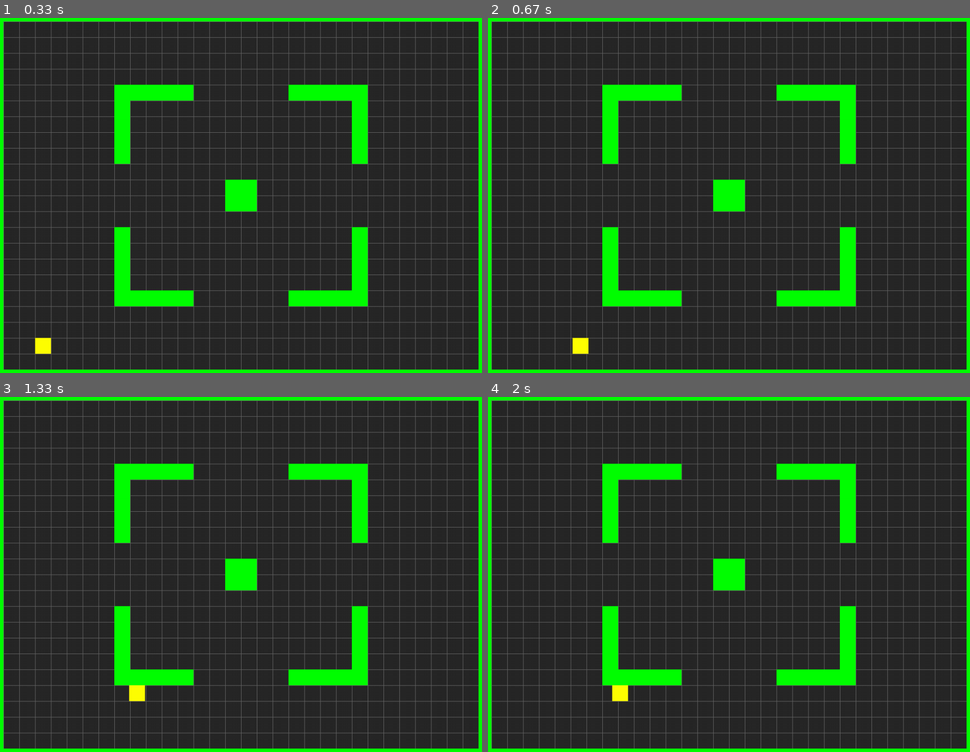
Above: before the commit, frames 1-4 (two rows, left to right).
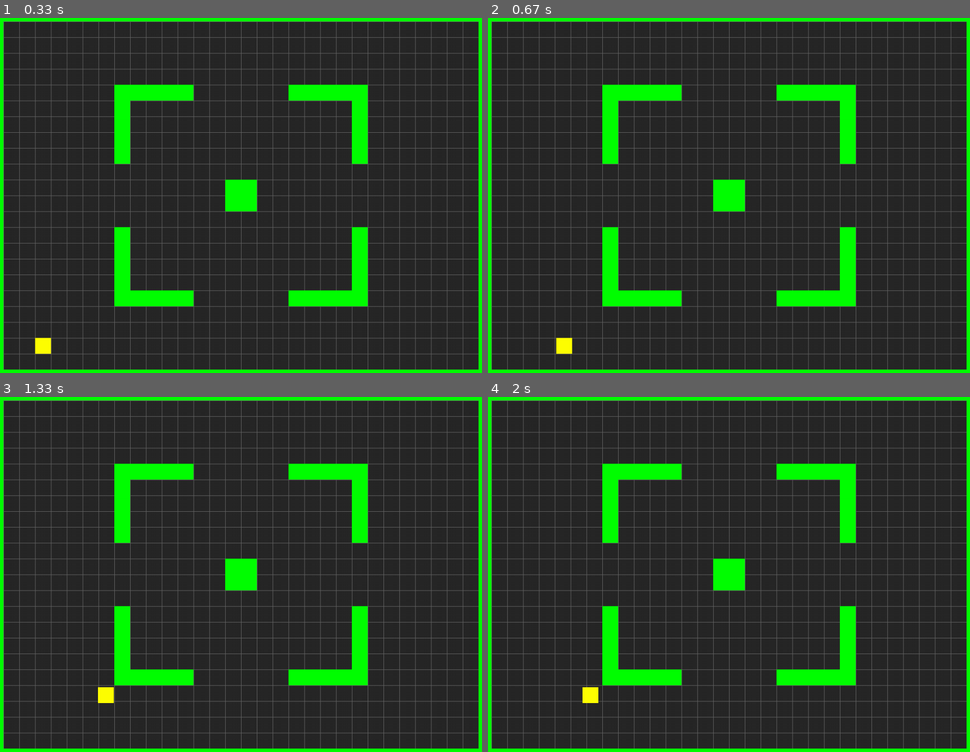
Above: after the commit, the same moments.

Repository: Celeryco/IS2_2018_1
Game: pygame game, started from test-eros/templates/main.py
Two runs of this game, one before a commit and one after it. Both use one fixed random seed, a clock stepped at 60 frames per second and the inputs below.
Inputs:
- Up to frame 1 (0.33 s): no input
- Up to frame 2 (0.67 s): hold Right from 0.33 s (still down)
- Up to frame 3 (1.33 s): release Right at 0.8 s; hold Up 0.83-1.13 s; hold D from 1.17 s (still down)
- Up to frame 4 (2 s): release D at 1.63 s; hold Left from 1.67 s (still down)

Frame 1 is identical in both runs. In frame 2, 0.3% of the frame differs, in the area x 14-21%, y 90-95%; in frame 3, 0.3%; in frame 4, 0.3%.

Commit message:
smooth movement completo

Diff:
--- a/test-eros/templates/main.py
+++ b/test-eros/templates/main.py
@@ -3,6 +3,7 @@
 from os import path
 from settings import *
 from sprites import *
+from tilemap import *
 
 class Game:
     def __init__(self):
@@ -15,16 +16,13 @@
 
     def load_data(self):
         game_folder = path.dirname(__file__)
-        self.map_data = []
-        with open(path.join(game_folder, 'map.txt'), 'rt') as f:
-            for line in f:
-                self.map_data.append(line)
+        self.map = Map(path.join(game_folder, 'map.txt'))
 
     def new(self):
         # initialize all variables and do all the setup for a new game
         self.all_sprites = pg.sprite.Group()
         self.walls = pg.sprite.Group()
-        for row, tiles in enumerate(self.map_data):
+        for row, tiles in enumerate(self.map.data):
             for col, tile in enumerate(tiles):
                 if tile == '1':
                     Wall(self, col, row)
--- a/test-eros/templates/settings.py
+++ b/test-eros/templates/settings.py
@@ -19,4 +19,4 @@
 GRIDHEIGHT = HEIGHT / TILESIZE
 
 # Player settings
-PLAYER_SPEED = 300
+PLAYER_SPEED = 200
--- a/test-eros/templates/sprites.py
+++ b/test-eros/templates/sprites.py
@@ -18,15 +18,21 @@
         keys = pg.key.get_pressed()
         if keys[pg.K_LEFT] or keys[pg.K_a]:
             self.vx = -PLAYER_SPEED
-        if keys[pg.K_RIGHT] or keys[pg.K_d]:
+        elif keys[pg.K_RIGHT] or keys[pg.K_d]:
             self.vx = PLAYER_SPEED
-        if keys[pg.K_UP] or keys[pg.K_w]:
+        elif keys[pg.K_UP] or keys[pg.K_w]:
             self.vy = -PLAYER_SPEED
-        if keys[pg.K_DOWN] or keys[pg.K_s]:
+        elif keys[pg.K_DOWN] or keys[pg.K_s]:
             self.vy = PLAYER_SPEED
-        if self.vx != 0 and self.vy != 0:
-            self.vx *= 0.7071
-            self.vy *= 0.7071
+
+    def update(self):
+        self.get_keys()
+        self.x += self.vx * self.game.dt
+        self.y += self.vy * self.game.dt
+        self.rect.x = self.x
+        self.collide_with_walls('x')
+        self.rect.y = self.y
+        self.collide_with_walls('y')
 
     def collide_with_walls(self, dir):
         if dir == 'x':
@@ -48,14 +54,7 @@
                 self.vy = 0
                 self.rect.y = self.y
 
-    def update(self):
-        self.get_keys()
-        self.x += self.vx * self.game.dt
-        self.y += self.vy * self.game.dt
-        self.rect.x = self.x
-        self.collide_with_walls('x')
-        self.rect.y = self.y
-        self.collide_with_walls('y')
+
 
 class Wall(pg.sprite.Sprite):
     def __init__(self, game, x, y):
--- /dev/null
+++ b/test-eros/templates/tilemap.py
@@ -0,0 +1,14 @@
+import pygame as py
+from settings import *
+
+class Map:
+    def __init__(self, filename):
+        self.data = []
+        with open(filename, 'rt') as f:
+            for line in f:
+                self.data.append(line)
+
+        self.tilewidth = len(self.data[0])
+        self.tileheight = len(self.data)
+        self.width = self.tilewidth * TILESIZE
+        self.height = self.tileheight * TILESIZE
Not shown, added: requirements.txt
Not shown, changed: .gitignore
